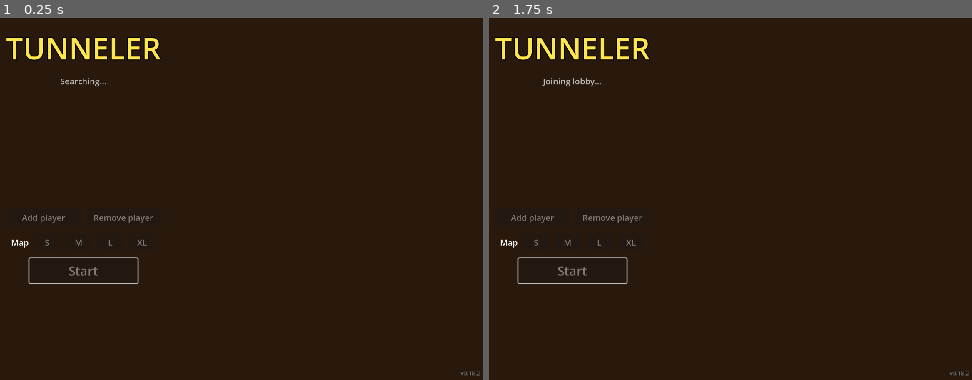
Above: before the commit, frames 1-2 (left to right).
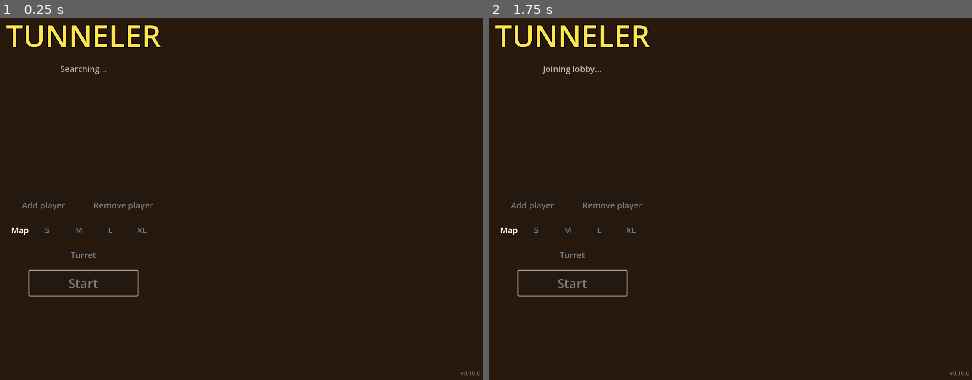
Above: after the commit, the same moments.

Repository: kocmitom/tunelar
Game: Godot game, scene res://scenes/ui/lobby.tscn
Same seed, same stepped clock (60 frames per second), same inputs: the game is played once before the commit and once after it.
Inputs:
- Up to frame 1 (0.25 s): no input
- Up to frame 2 (1.75 s): tap Enter at 0.5, 1.55 s; hold Right 0.53-1.28 s; tap F at 0.6 s; tap Space at 0.77, 1.07, 1.25, 1.52 s; tap H at 0.8, 1.35 s; hold S from 1.28 s (still down)

The runs differ from the first frame. In frame 1, 2.6% of the frame differs, in the area x 1-100%, y 1-99%; in frame 2, 2.7%.

Commit message:
Release 0.19.0
Adds turret mode, a lobby toggle synced by the host: the barrel keeps its direction while driving and turns on its own with the arrows (lone player), F/H or numpad 4/6 (shared keyboard) or the gamepad right stick, so tanks can drive one way and shoot another. The turn input travels in the lockstep input packets. See CHANGELOG.md.

Diff:
--- a/project.godot
+++ b/project.godot
@@ -5,7 +5,7 @@
 [application]
 
 config/name="Tunneler"
-config/version="0.18.2"
+config/version="0.19.0"
 run/main_scene="res://scenes/ui/lobby.tscn"
 config/features=PackedStringArray("4.7")
 
--- a/scenes/tank/tank.tscn
+++ b/scenes/tank/tank.tscn
@@ -13,3 +13,5 @@
 shape = SubResource("CircleShape2D_tank")
 
 [node name="Sprite2D" type="Sprite2D" parent="."]
+
+[node name="Barrel" type="Sprite2D" parent="."]
--- a/scenes/ui/lobby.tscn
+++ b/scenes/ui/lobby.tscn
@@ -127,6 +127,16 @@
 button_group = SubResource("ButtonGroup_map")
 text = "XL"
 
+[node name="TurretButton" type="Button" parent="Center/Column"]
+unique_name_in_owner = true
+custom_minimum_size = Vector2(180, 44)
+layout_mode = 2
+size_flags_horizontal = 4
+focus_mode = 0
+theme_override_font_sizes/font_size = 20
+toggle_mode = true
+text = "Turret"
+
 [node name="StartButton" type="Button" parent="Center/Column"]
 unique_name_in_owner = true
 custom_minimum_size = Vector2(260, 60)
--- a/scripts/core/game_manager.gd
+++ b/scripts/core/game_manager.gd
@@ -44,7 +44,7 @@
 	await manager.ready
 	var player_count := router.assign_devices(Input.get_connected_joypads())
 	if Net.in_match:
-		setup(Net.slot_peers.size(), Net.match_seed, Net.local_slots, Net.map_size)
+		setup(Net.slot_peers.size(), Net.match_seed, Net.local_slots, Net.map_size, Net.turret_mode)
 	else:
 		setup(player_count)
 
@@ -63,7 +63,7 @@
 
 
 # local_slots are the players shown on this PC (all of them when empty).
-func setup(player_count: int, match_seed: int = randi(), local_slots: Array[int] = [], size_index: int = 1) -> void:
+func setup(player_count: int, match_seed: int = randi(), local_slots: Array[int] = [], size_index: int = 1, turret: bool = false) -> void:
 	if local_slots.is_empty():
 		local_slots = []
 		for i in player_count:
@@ -73,6 +73,7 @@
 	tanks.clear()
 	huds.clear()
 	rng.seed = match_seed
+	router.turret = turret
 
 	terrain = TerrainData.new(map_size.x, map_size.y)
 	renderer = TerrainRenderer.new()
@@ -87,6 +88,7 @@
 		tank.color = PLAYER_COLORS[i]
 		tank.terrain = terrain
 		tank.jelly = jelly
+		tank.turret = turret
 		tank.fired.connect(_on_tank_fired)
 		tank.destroyed.connect(_on_tank_destroyed)
 		manager.world_root.add_child(tank)
@@ -143,7 +145,7 @@
 	simulate(inputs)
 
 
-# One fixed TICK_DT step. inputs[player_id] = {"move": Vector2, "fire": bool}.
+# One fixed TICK_DT step. inputs[player_id] = {"move": Vector2, "fire": bool, "turn": float}.
 func simulate(inputs: Array[Dictionary]) -> void:
 	tick += 1
 	if round_over:
@@ -162,6 +164,8 @@
 		var input := inputs[tank.player_id]
 		tank.tick(TICK_DT)
 		tank.step_movement(TICK_DT, input["move"])
+		if tank.turret:
+			tank.turn_turret(TICK_DT, input["turn"])
 		if input["fire"]:
 			tank.try_fire()
 
--- a/scripts/core/input_router.gd
+++ b/scripts/core/input_router.gd
@@ -1,24 +1,27 @@
 class_name InputRouter
 extends Node
-## Tracks raw keyboard/joypad state and exposes uniform per-player actions (move, fire).
+## Tracks raw keyboard/joypad state and exposes uniform per-player actions (move, fire, turn).
 
 const MAX_PLAYERS := 6
 const DEADZONE := 0.5
 const KEYBOARD_BINDINGS := {
 	PlayerConfig.DeviceType.KEYBOARD_A: {
 		"up": [KEY_W], "down": [KEY_S], "left": [KEY_A], "right": [KEY_D],
-		"fire": [KEY_SPACE],
+		"fire": [KEY_SPACE], "turn_left": [KEY_F], "turn_right": [KEY_H],
 	},
 	PlayerConfig.DeviceType.KEYBOARD_B: {
 		"up": [KEY_UP], "down": [KEY_DOWN], "left": [KEY_LEFT], "right": [KEY_RIGHT],
-		"fire": [KEY_ENTER, KEY_KP_0],
+		"fire": [KEY_ENTER, KEY_KP_0], "turn_left": [KEY_KP_4], "turn_right": [KEY_KP_6],
 	},
 }
 const JOY_FIRE := JOY_BUTTON_A
 
 var players: Array[PlayerConfig] = []
+# Turret mode: a lone player aims with the arrows instead of driving with them.
+var turret := false
 var _keys := {}
 var _joy_axes := {}
+var _joy_turn := {}
 var _joy_buttons := {}
 # Presses since the last sample(), so taps shorter than one tick are not lost.
 var _keys_latched := {}
@@ -58,6 +61,8 @@
 			axes.x = event.axis_value
 		elif event.axis == JOY_AXIS_LEFT_Y:
 			axes.y = event.axis_value
+		elif event.axis == JOY_AXIS_RIGHT_X:
+			_joy_turn[event.device] = event.axis_value
 		_joy_axes[event.device] = axes
 	elif event is InputEventJoypadButton:
 		var button := Vector2i(event.device, event.button_index)
@@ -88,11 +93,23 @@
 	return _action(player_id, "fire", JOY_FIRE)
 
 
+# Turret turn from -1 (counter-clockwise) to 1 (clockwise).
+func get_turn(player_id: int) -> float:
+	if player_id >= players.size():
+		return 0.0
+	var cfg := players[player_id]
+	if cfg.device_type == PlayerConfig.DeviceType.JOYPAD:
+		var turn: float = _joy_turn.get(cfg.device_index, 0.0)
+		return turn if absf(turn) >= DEADZONE else 0.0
+	return _key(cfg, "turn_right") - _key(cfg, "turn_left")
+
+
 # Input for one simulation tick. Fire also reports taps since the previous sample.
 func sample(player_id: int) -> Dictionary:
 	var input := {
 		"move": get_movement_vector(player_id),
 		"fire": is_fire_pressed(player_id) or _action(player_id, "fire", JOY_FIRE, true),
+		"turn": get_turn(player_id),
 	}
 	if player_id < players.size():
 		var cfg := players[player_id]
@@ -106,12 +123,17 @@
 
 # One tick of input for this PC's single LAN player: every assigned device drives it.
 func sample_all() -> Dictionary:
-	var input := {"move": Vector2.ZERO, "fire": false}
+	var input := {"move": Vector2.ZERO, "fire": false, "turn": 0.0}
 	for cfg in players:
 		var s := sample(cfg.player_id)
-		input["move"] += s["move"]
+		if turret and cfg.device_type == PlayerConfig.DeviceType.KEYBOARD_B:
+			input["turn"] += s["move"].x
+		else:
+			input["move"] += s["move"]
 		input["fire"] = input["fire"] or s["fire"]
+		input["turn"] += s["turn"]
 	input["move"] = input["move"].limit_length(1.0)
+	input["turn"] = clampf(input["turn"], -1.0, 1.0)
 	return input
 
 
@@ -127,11 +149,11 @@
 
 
 # Controls of local player k in assign_devices order (fewer than 6 gamepads).
-static func device_label(k: int) -> String:
+static func device_label(k: int, turret := false) -> String:
 	if k == 0:
-		return "WASD + Space"
+		return "WASD + F/H + Space" if turret else "WASD + Space"
 	if k == 1:
-		return "Arrows + Enter"
+		return "Arrows + Num 4/6 + Enter" if turret else "Arrows + Enter"
 	return "Gamepad %d" % (k - 1)
 
 
--- a/scripts/core/net.gd
+++ b/scripts/core/net.gd
@@ -10,7 +10,7 @@
 const SEARCH_TIME := 1.5
 const BROADCAST_INTERVAL := 1.0
 const INPUT_DELAY := 2
-const IDLE := {"move": Vector2.ZERO, "fire": false}
+const IDLE := {"move": Vector2.ZERO, "fire": false, "turn": 0.0}
 const GAME_SCENE := "res://scenes/ui/viewport_grid.tscn"
 const LOBBY_SCENE := "res://scenes/ui/lobby.tscn"
 
@@ -26,13 +26,15 @@
 var match_seed := 0
 # Index into GameManager.MAP_SIZE_NAMES, set by the host for the whole lobby.
 var map_size := 1
+# Barrels turn on their own, set by the host for the whole lobby.
+var turret_mode := false
 # One entry per slot, so a PC with two players appears twice.
 var slot_peers: Array[int] = []
 # Player name per slot, fixed at the match start.
 var slot_names: Array = []
 var local_slots: Array[int] = []
 var sent_tick := 0
-# inputs[tick][slot] = {"move": Vector2, "fire": bool}, null until received.
+# inputs[tick][slot] = {"move": Vector2, "fire": bool, "turn": float}, null until received.
 var inputs := {}
 var gone_slots := {}
 var udp := PacketPeerUDP.new()
@@ -133,7 +135,7 @@
 				gone_slots[slot] = true
 	if is_host:
 		players.erase(id)
-		_set_players.rpc(players, map_size)
+		_set_players.rpc(players, map_size, turret_mode)
 
 
 func add_local_player() -> void:
@@ -150,7 +152,7 @@
 	var sender := multiplayer.get_remote_sender_id()
 	var others: int = slot_order(players).size() - players.get(sender, []).size()
 	players[sender] = _names(new_name, mini(maxi(count, 1), MAX_PLAYERS - others))
-	_set_players.rpc(players, map_size)
+	_set_players.rpc(players, map_size, turret_mode)
 
 
 func set_map_size(index: int) -> void:
@@ -160,14 +162,25 @@
 @rpc("any_peer", "call_local", "reliable")
 func _request_map_size(index: int) -> void:
 	map_size = index
-	_set_players.rpc(players, map_size)
-
-
-# Reliable and ahead of _start_match, so every PC starts with the same map size.
+	_set_players.rpc(players, map_size, turret_mode)
+
+
+func set_turret_mode(on: bool) -> void:
+	_request_turret_mode.rpc_id(1, on)
+
+
+@rpc("any_peer", "call_local", "reliable")
+func _request_turret_mode(on: bool) -> void:
+	turret_mode = on
+	_set_players.rpc(players, map_size, turret_mode)
+
+
+# Reliable and ahead of _start_match, so every PC starts with the same map size and turret mode.
 @rpc("authority", "call_local", "reliable")
-func _set_players(list: Dictionary, size: int) -> void:
+func _set_players(list: Dictionary, size: int, turret: bool) -> void:
 	players = list
 	map_size = size
+	turret_mode = turret
 	var own: Array = players.get(multiplayer.get_unique_id(), [])
 	if not own.is_empty():
 		local_count = own.size()
@@ -266,12 +279,12 @@
 func send_input(tick: int, local_inputs: Array[Dictionary]) -> void:
 	sent_tick = tick
 	for k in local_slots.size():
-		_receive_input.rpc(tick, local_slots[k], local_inputs[k]["move"], local_inputs[k]["fire"])
-
-
-@rpc("any_peer", "call_local", "reliable")
-func _receive_input(tick: int, slot: int, move: Vector2, fire: bool) -> void:
-	_store(tick, slot, {"move": move, "fire": fire})
+		_receive_input.rpc(tick, local_slots[k], local_inputs[k]["move"], local_inputs[k]["fire"], local_inputs[k]["turn"])
+
+
+@rpc("any_peer", "call_local", "reliable")
+func _receive_input(tick: int, slot: int, move: Vector2, fire: bool, turn: float = 0.0) -> void:
+	_store(tick, slot, {"move": move, "fire": fire, "turn": turn})
 
 
 func _store(tick: int, slot: int, input: Dictionary) -> void:
--- a/scripts/tank/tank.gd
+++ b/scripts/tank/tank.gd
@@ -35,8 +35,11 @@
 enum Special { SPREAD, LASER, JELLY, RADAR }
 const ENERGY_COST_LASER := 1.25
 const ENERGY_COST_SPREAD := ENERGY_COST_FIRE / 2.0
+# Radians per second the barrel turns in turret mode.
+const TURRET_SPEED := PI
 
 static var _texture: ImageTexture
+static var _barrel_texture: ImageTexture
 
 @export var tank_radius: int = 3
 
@@ -45,7 +48,9 @@
 var terrain: TerrainData
 var energy: float = MAX_ENERGY
 var shields: float = MAX_SHIELDS
+# Barrel direction; follows the movement unless the turret turns on its own.
 var facing: Vector2 = Vector2.UP
+var turret: bool = false
 var home_rect: Rect2i
 var is_dead: bool = false
 var fire_cooldown: float = 0.0
@@ -60,14 +65,19 @@
 var _pad: int = -1
 
 @onready var sprite: Sprite2D = $Sprite2D
+@onready var barrel: Sprite2D = $Barrel
 @onready var shape: CollisionShape2D = $CollisionShape2D
 
 
 func _ready() -> void:
 	if _texture == null:
 		_texture = _build_texture()
+		_barrel_texture = _build_barrel_texture()
 	sprite.texture = _texture
 	sprite.self_modulate = color
+	barrel.texture = _barrel_texture
+	barrel.offset = Vector2(0.0, -1.5)
+	barrel.self_modulate = color
 
 
 func tick(delta: float) -> void:
@@ -136,8 +146,10 @@
 		energy = maxf(0.0, energy - ENERGY_DRAIN_IDLE * delta)
 		return
 
-	facing = dir
+	if not turret:
+		facing = dir
 	rotation = dir.angle() + PI / 2.0
+	barrel.global_rotation = facing.angle() + PI / 2.0
 
 	# The tunnel is DIG_MARGIN wider than the body; probe just outside it so solid earth always reads as DIRT.
 	var dig_radius := tank_radius + DIG_MARGIN
@@ -166,6 +178,11 @@
 		jelly.lay(global_position, player_id, color)
 
 
+func turn_turret(delta: float, turn: float) -> void:
+	facing = facing.rotated(turn * TURRET_SPEED * delta)
+	barrel.global_rotation = facing.angle() + PI / 2.0
+
+
 func try_fire() -> bool:
 	var cost := ENERGY_COST_FIRE
 	if special == Special.LASER:
@@ -230,6 +247,7 @@
 	position = pos
 	rotation = 0.0
 	facing = Vector2.UP
+	barrel.rotation = 0.0
 	velocity = Vector2.ZERO
 	energy = max_energy()
 	shields = max_shields()
@@ -253,6 +271,10 @@
 	for y in range(2, 7):
 		for x in range(1, 6):
 			img.set_pixel(x, y, Color.WHITE)
-	for y in range(0, 4):
-		img.set_pixel(3, y, Color(0.85, 0.85, 0.85))
 	return ImageTexture.create_from_image(img)
+
+
+static func _build_barrel_texture() -> ImageTexture:
+	var img := Image.create(1, 4, false, Image.FORMAT_RGBA8)
+	img.fill(Color(0.85, 0.85, 0.85))
+	return ImageTexture.create_from_image(img)
--- a/scripts/ui/lobby.gd
+++ b/scripts/ui/lobby.gd
@@ -8,6 +8,7 @@
 @onready var start_button: Button = %StartButton
 # In GameManager.MAP_SIZE_NAMES order, after the "Map" label.
 @onready var map_buttons: Array = %MapSize.get_children().slice(1)
+@onready var turret_button: Button = %TurretButton
 @onready var version_label: Label = $VersionLabel
 
 
@@ -19,6 +20,7 @@
 	Input.joy_connection_changed.connect(func(_device: int, _connected: bool) -> void: _refresh())
 	for i in map_buttons.size():
 		map_buttons[i].pressed.connect(Net.set_map_size.bind(i))
+	turret_button.toggled.connect(Net.set_turret_mode)
 	Net.start()
 	_refresh()
 	start_button.grab_focus()
@@ -39,7 +41,7 @@
 			var label := Label.new()
 			label.text = Net.players[id][k]
 			if id == my_id and own.size() > 1:
-				label.text += "  (%s)" % InputRouter.device_label(k)
+				label.text += "  (%s)" % InputRouter.device_label(k, Net.turret_mode)
 			label.horizontal_alignment = HORIZONTAL_ALIGNMENT_CENTER
 			label.add_theme_font_size_override("font_size", 28)
 			label.add_theme_color_override("font_color", GameManager.PLAYER_COLORS[slot])
@@ -52,6 +54,8 @@
 	for i in map_buttons.size():
 		map_buttons[i].set_pressed_no_signal(i == Net.map_size)
 		map_buttons[i].disabled = own.is_empty()
+	turret_button.set_pressed_no_signal(Net.turret_mode)
+	turret_button.disabled = own.is_empty()
 
 
 func _on_add_button_pressed() -> void:
--- a/tests/integration/test_round_loop.gd
+++ b/tests/integration/test_round_loop.gd
@@ -95,6 +95,25 @@
 	gm.manager.free()
 
 
+func test_turret_mode() -> void:
+	var manager: ViewportManager = GridScene.instantiate()
+	tree.root.add_child(manager)
+	var gm: GameManager = manager.get_node("GameManager")
+	gm.router.assign_devices([] as Array[int])
+	gm.setup(2, 1234, [], 1, true)
+	check(gm.tanks.all(func(t: Tank) -> bool: return t.turret), "every tank has a turret")
+	gm.tanks[0].position.y = gm.tanks[0].home_rect.position.y - 5
+	_press(gm, KEY_H, true)
+	_run(gm, 0.5)
+	_press(gm, KEY_H, false)
+	check(gm.tanks[0].facing.is_equal_approx(Vector2.RIGHT), "H turns P1's turret clockwise")
+	check_eq(gm.tanks[1].facing, Vector2.UP, "P2's turret untouched")
+	gm.tanks[0].try_fire()
+	var bullet: Bullet = gm.bullets_root.get_child(0)
+	check(bullet.velocity.normalized().is_equal_approx(Vector2.RIGHT), "the bullet flies along the turret")
+	gm.manager.free()
+
+
 func test_hud_shows_shields() -> void:
 	var gm := _make_game(2)
 	gm.tanks[0].position.y = gm.tanks[0].home_rect.position.y - 5
--- a/tests/unit/test_lockstep.gd
+++ b/tests/unit/test_lockstep.gd
@@ -21,11 +21,12 @@
 	net._receive_input(tick + 1, 0, Vector2.UP, false)
 	net._receive_input(tick, 0, Vector2.RIGHT, false)
 	check(net.take_inputs(tick).is_empty(), "slot 1 still missing")
-	net._receive_input(tick, 1, Vector2.DOWN, false)
+	net._receive_input(tick, 1, Vector2.DOWN, false, -1.0)
 	var inputs: Array[Dictionary] = net.take_inputs(tick)
 	check_eq(inputs.size(), 3, "complete once all slots arrived")
 	check_eq(inputs[0]["move"], Vector2.RIGHT, "slot 0 input")
 	check(inputs[2]["fire"], "slot 2 fire")
+	check_eq(inputs[1]["turn"], -1.0, "slot 1 turret turn")
 	check(net.take_inputs(tick).is_empty(), "a tick is taken once")
 	net.free()
 
@@ -40,6 +41,7 @@
 	check_eq(inputs.size(), 2, "tick runs without the gone peer")
 	check_eq(inputs[1]["move"], Vector2.ZERO, "gone slot does not move")
 	check(not inputs[1]["fire"], "gone slot does not fire")
+	check_eq(inputs[1]["turn"], 0.0, "gone slot does not turn")
 	net.free()
 
 
@@ -97,6 +99,23 @@
 	router.free()
 
 
+func test_turret_aim_keys() -> void:
+	var router := InputRouter.new()
+	router.assign_devices([] as Array[int])
+	router.turret = true
+	_press_keys(router, [KEY_W, KEY_RIGHT])
+	var solo := router.sample_local(1)
+	check_eq(solo[0]["move"], Vector2.UP, "a lone player drives with WASD")
+	check_eq(solo[0]["turn"], 1.0, "and turns the turret with the arrows")
+	_press_keys(router, [KEY_F, KEY_KP_6])
+	var pair := router.sample_local(2)
+	check_eq(pair[0]["turn"], -1.0, "player 1 turns with F/H")
+	check_eq(pair[1]["move"], Vector2.RIGHT, "player 2 still drives with the arrows")
+	check_eq(pair[1]["turn"], 1.0, "player 2 turns with numpad 4/6")
+	check_eq(InputRouter.device_label(0, true), "WASD + F/H + Space", "turret lobby label for player 1")
+	router.free()
+
+
 func test_same_seed_and_inputs_stay_in_sync() -> void:
 	var games: Array[GameManager] = []
 	for g in 2:
--- a/tests/unit/test_tank_mechanics.gd
+++ b/tests/unit/test_tank_mechanics.gd
@@ -85,6 +85,21 @@
 	check_near(empty_t.position.x, full_t.position.x, 0.001, "empty battery drives full speed in dug tunnels")
 	full_t.free()
 	empty_t.free()
+
+
+func test_turret_turns_on_its_own() -> void:
+	var terrain := TerrainData.new()
+	var tank := _spawn(terrain, Vector2(60, 100))
+	_drive(tank, Vector2.RIGHT, 0.2)
+	check_eq(tank.facing, Vector2.RIGHT, "without turret mode the barrel follows the movement")
+	tank.turret = true
+	_drive(tank, Vector2.DOWN, 0.2)
+	check_eq(tank.facing, Vector2.RIGHT, "turret mode keeps the barrel while driving")
+	tank.turn_turret(0.5, -1.0)
+	check(tank.facing.is_equal_approx(Vector2.UP), "turning left rotates counter-clockwise")
+	check(tank.fire_directions()[0].is_equal_approx(Vector2.UP), "shots follow the barrel")
+	check(is_equal_approx(tank.barrel.global_rotation, 0.0), "barrel sprite points along the barrel")
+	tank.free()
 
 
 func test_bedrock_blocks() -> void:
Not shown, changed: CHANGELOG.md
